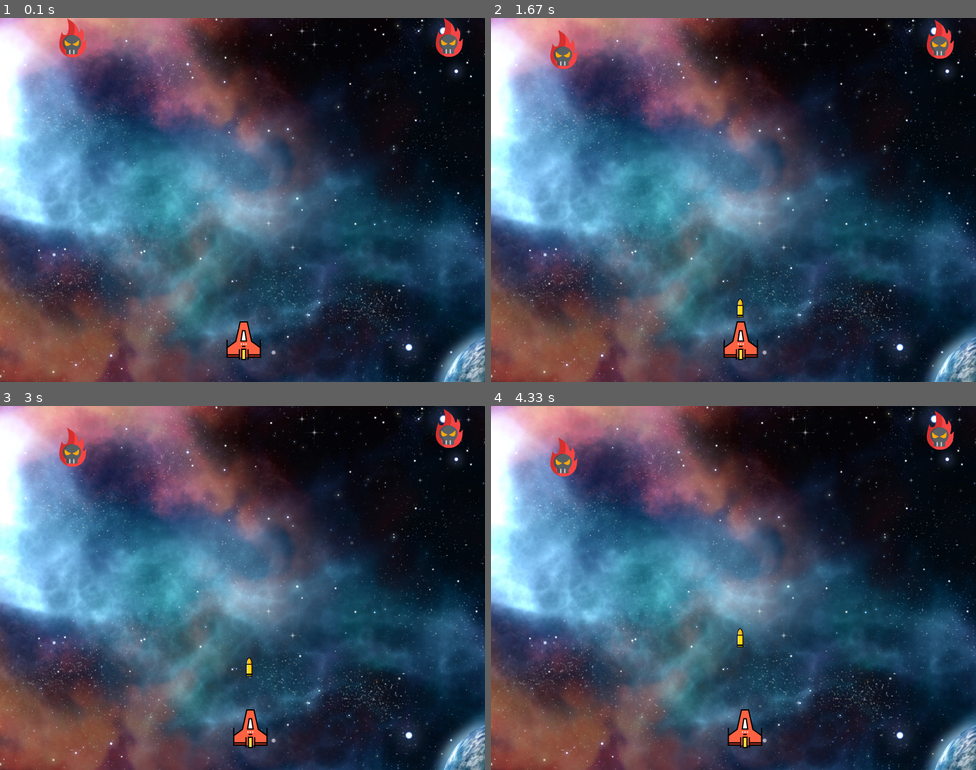
Above: before the commit, frames 1-4 (two rows, left to right).
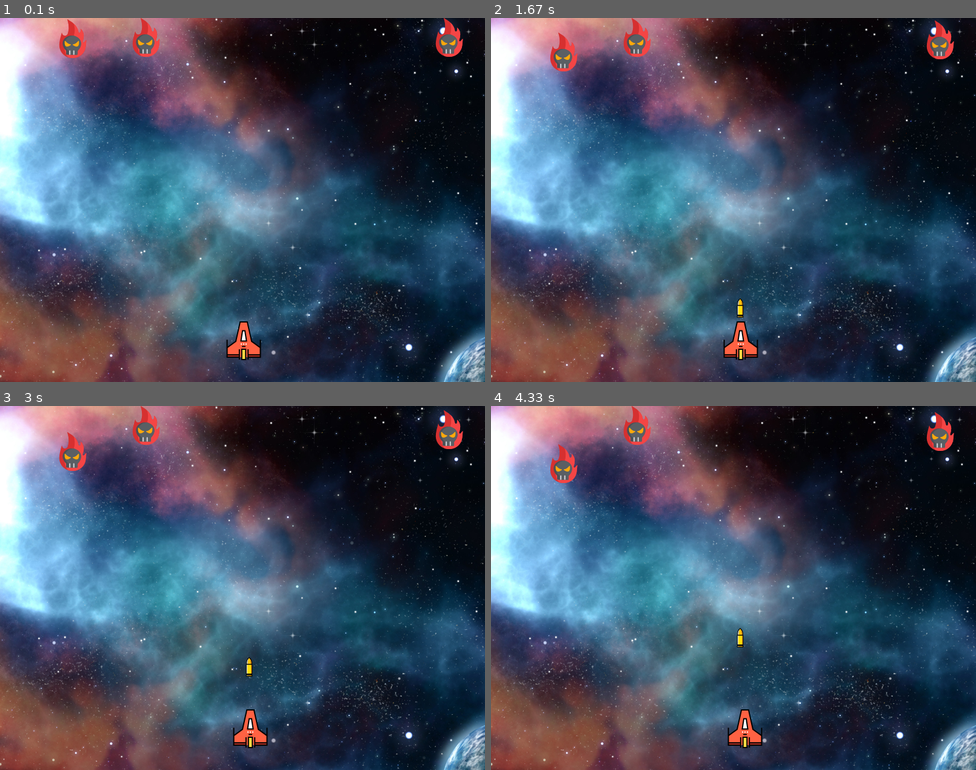
Above: after the commit, the same moments.

Repository: CHO1116/pygame
Game: pygame game, started from main.py
Same seed, same stepped clock (60 frames per second), same inputs: the game is played once before the commit and once after it.
Inputs:
- Up to frame 1 (0.1 s): no input
- Up to frame 2 (1.67 s): hold Right 0.33-0.8 s; hold Right 0.83-1.3 s; tap Space at 0.9, 1.2, 1.4 s; hold Left from 1.33 s (still down)
- Up to frame 3 (3 s): tap Space at 1.7, 1.97, 2.27, 2.4, 2.7 s; release Left at 1.87 s; hold Left 1.9-2.3 s; hold Right 2.33-2.97 s
- Up to frame 4 (4.33 s): hold Left 3-3.47 s; tap Space at 3.07, 3.37, 3.57, 3.87, 4.07 s; hold Right 3.5-3.97 s; hold Right from 4 s (still down)

The runs differ from the first frame. In frame 1, 0.4% of the frame differs, in the area x 12-33%, y 0-11%; in frame 2, 0.7%; in frame 3, 0.8%; in frame 4, 0.9%, in the area x 12-96%, y 0-22%.

Commit message:
Space invaders (modified)

Diff:
--- a/main.py
+++ b/main.py
@@ -3,8 +3,6 @@
 import math
 from random import *
 from tkinter import messagebox
-
-from pygame.constants import QUIT
 
 # Initialize the pygame
 pygame.init()
@@ -33,12 +31,12 @@
 enemyX = []
 enemyY = []
 enemyY_move = []
-num_of_enemies = 2
+num_of_enemies = 3
 for i in range(num_of_enemies):
     enemyImg.append(pygame.image.load('enemy.png'))
     enemyX.append(randint(0, 736))
     enemyY.append(0)
-    enemyY_move.append(random() * 0.25)
+    enemyY_move.append(random() * 0.3)
 
 # Bullet
 # Ready - can't see bullet on the screen
@@ -71,6 +69,7 @@
 
 # Game Loop
 running = True
+flag = False
 while running:
     # Setting Background No.1
     # RGB Setting - Red Green Blue
@@ -133,7 +132,11 @@
     for i in range(num_of_enemies):
         fin_collision = isCollision(enemyX[i], enemyY[i], playerX, playerY)
         if fin_collision:
+            flag = True
             messagebox.showinfo("Game Over!", "Your Score is " + score)
-
+        if flag:
+            break
+    if flag:
+        break
     player(playerX, playerY)
     pygame.display.update()
